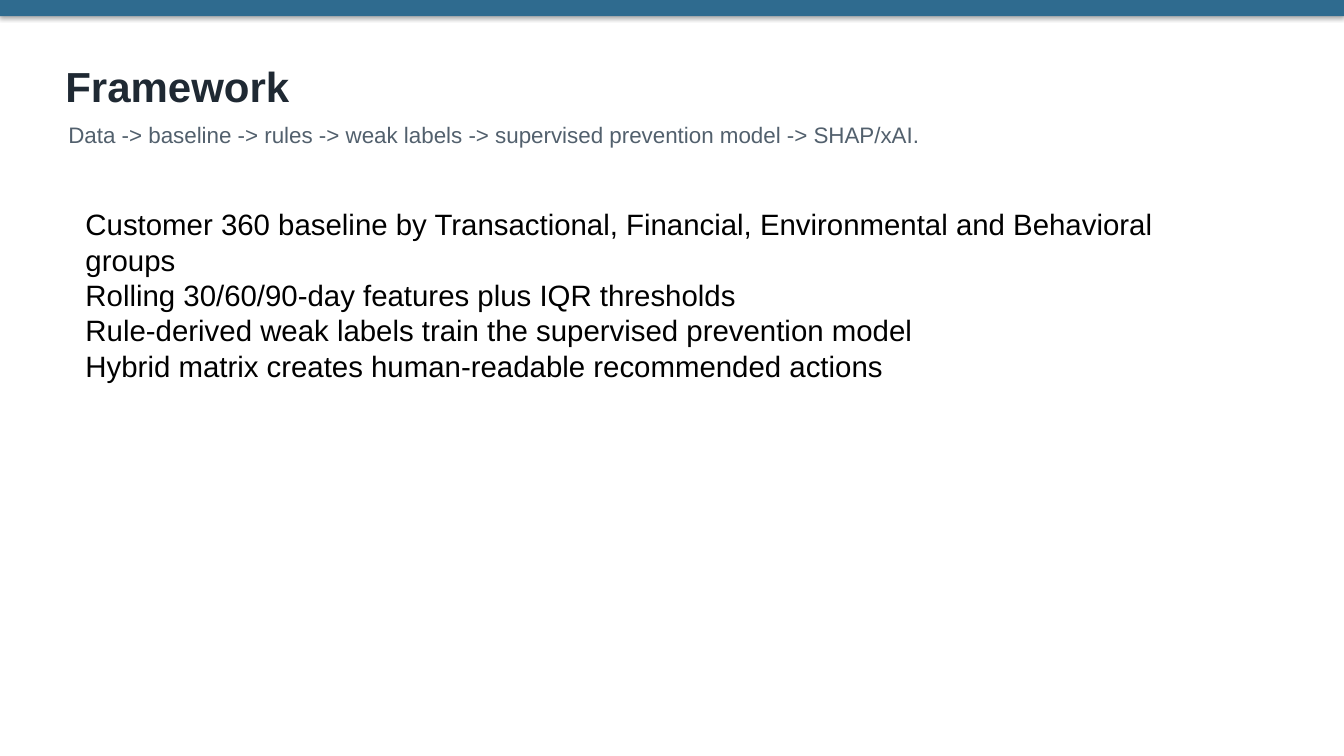
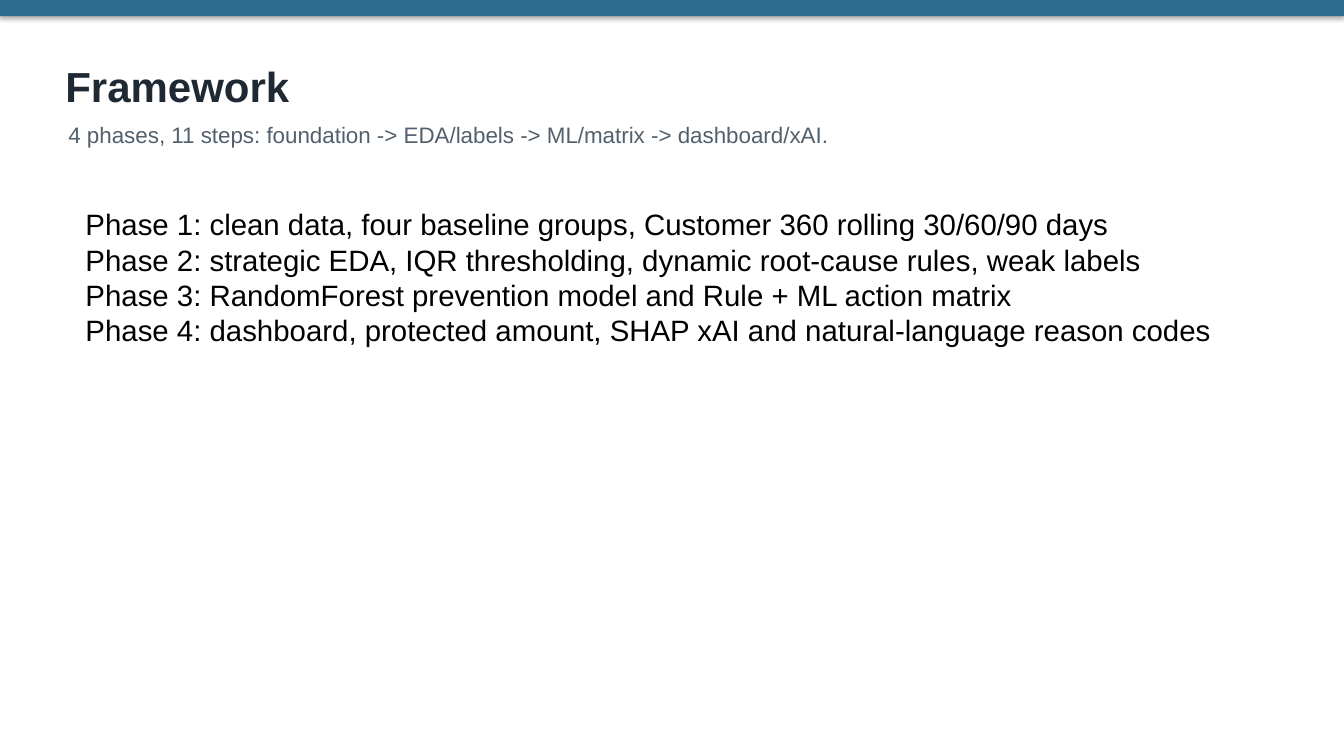
Before and after one commit to sonson0910/Fraud_Anomaly_Detection, a slide deck: slide 3 of report/final_slide_deck.pptx. Drawn at 1344x756 pixels with LibreOffice and Linux fonts; fonts in the diff are those of the drawing. Boxes give left, top, right and bottom in pixels: in the first picture for what was removed or moved away, otherwise in the second. Text is boxed around its words. In the diff, an @@ line names an element or a change of style, - is before the commit and + after.

Commit message:
Align fraud prevention flow with mentor feedback

```diff
--- a/report/final_slide_deck.pptx
+++ b/report/final_slide_deck.pptx
@@ text at [68, 127, 828, 148]: text changed @@
-Data -> baseline -> rules -> weak labels -> supervised prevention model -> SHAP/xAI.
+4 phases, 11 steps: foundation -> EDA/labels -> ML/matrix -> dashboard/xAI.
@@ text at [85, 213, 1210, 347]: text changed @@
-Customer 360 baseline by Transactional, Financial, Environmental and Behavioral groups
-Rolling 30/60/90-day features plus IQR thresholds
-Rule-derived weak labels train the supervised prevention model
-Hybrid matrix creates human-readable recommended actions
+Phase 1: clean data, four baseline groups, Customer 360 rolling 30/60/90 days
+Phase 2: strategic EDA, IQR thresholding, dynamic root-cause rules, weak labels
+Phase 3: RandomForest prevention model and Rule + ML action matrix
+Phase 4: dashboard, protected amount, SHAP xAI and natural-language reason codes
```
Also in this commit, not shown: 2 other slides changed, 5 slides added, 38 other files.
